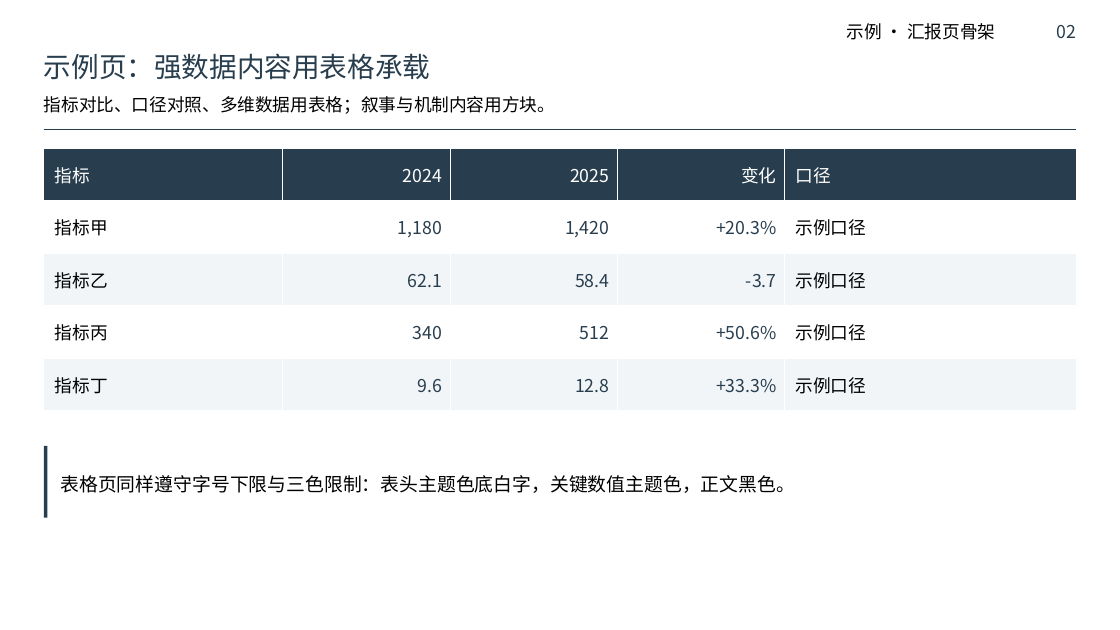
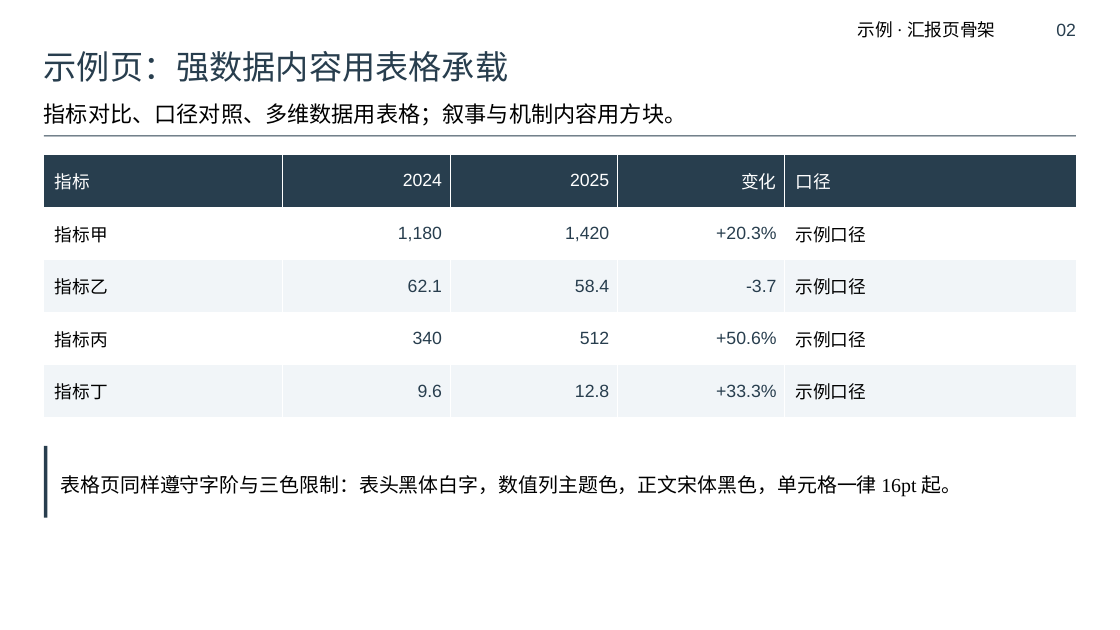
Before and after one commit to xiongxq04/ppt-report-style, a slide deck: slide 2 of skills/ppt-report-style/assets/example-slide.pptx. Drawn at 1120x630 pixels with LibreOffice and Linux fonts; fonts in the diff are those of the drawing. Boxes give left, top, right and bottom in pixels: in the first picture for what was removed or moved away, otherwise in the second. Text is boxed around its words. In the diff, an @@ line names an element or a change of style, - is before the commit and + after.

Commit message:
v0.2.0：中英混排双槽字体 + 六档字阶，修掉英文适配缺陷
为什么改：python-pptx 的 run.font.name 只写 a:latin，中文字形取 a:ea。旧校验只看 latin 槽，
于是"把宋体同时写进两槽"能过检，而英文实际用宋体的西文字形渲染（字距松、字形丑）；
反过来按正确做法配 Arial 会被判"字体不在白名单"——规范在惩罚正确写法。

- verify_ppt_style.py：中文（a:ea）与西文（a:latin）双白名单；新增 --latin-fonts、--sizes、
  --max-steps、--allow-cjk-latin；补报"字号不在字阶内""字号层级过多""黑体加粗""楷体入表格"
- audit_ppt.py：西文按字符分类取 em 宽（i/l 0.30、数字 0.58、大写 0.72、M/W 0.90），
  按"只在空格与中文处断行"模拟真实换行；新增西文不可断行、表格单元格撑高、字体槽、
  全角西文检查；合并单元格跳过从属格以免重复误报
- preview_ppt.py：按 latin+ea 双槽拼 CSS 字体栈，预览与 PowerPoint 渲染一致；
  补 qn 漏导入（散点图预览会 NameError）；字体名做 HTML 转义
- build_example.py 与示例页：两槽分开设置，示例改用六档字阶并重生成，预览图同步
- SKILL.md / workflow.md / README：新增"字阶与字体分工""中英混排"两节；
  页面骨架改为 30pt 标题网格（含框高反推公式），修正旧文档里 25pt/0.36in 的过时坐标

```diff
--- a/skills/ppt-report-style/assets/example-slide.pptx
+++ b/skills/ppt-report-style/assets/example-slide.pptx
@@ text "示例 · 汇报页骨架" at (x1=858, y1=21, x2=995, y2=38): font Noto Sans CJK SC to Times New Roman @@
@@ text "02" at (x1=1056, y1=23, x2=1076, y2=36): font Noto Sans CJK SC to Arial @@
@@ text "示例页：强数据内容用表格承载" at (x1=44, y1=51, x2=508, y2=82): size 25 to 30 pt, font Noto Sans CJK SC to Arial @@
@@ text "指标对比、口径对照、多维数据用表格；叙事与机制内容用方块。" at (x1=44, y1=103, x2=687, y2=126): size 16 to 20 pt, font Noto Sans CJK SC to Times New Roman @@
@@ rectangle moved from (x1=44, y1=129, x2=1076, y2=130) to (x1=44, y1=135, x2=1076, y2=136) @@
@@ table at (x1=44, y1=155, x2=1076, y2=417) @@
@@ font Noto Sans CJK SC to Arial in "指标", "2024", "2025", "变化" and 13 more places @@
@@ font Noto Sans CJK SC to Times New Roman in "指标甲", "示例口径", "指标乙", "示例口径" and 4 more places @@
@@ table moved from (x1=44, y1=148, x2=1076, y2=411) to (x1=44, y1=155, x2=1076, y2=417) @@
@@ text at (x1=60, y1=475, x2=962, y2=496): text changed; size 17 to 18 pt; font Noto Sans CJK SC to Times New Roman @@
-表格页同样遵守字号下限与三色限制：表头主题色底白字，关键数值主题色，正文黑色。
+表格页同样遵守字阶与三色限制：表头黑体白字，数值列主题色，正文宋体黑色，单元格一律 16pt 起。
```
Also in this commit, not shown: 1 other slide changed, 9 other files.
